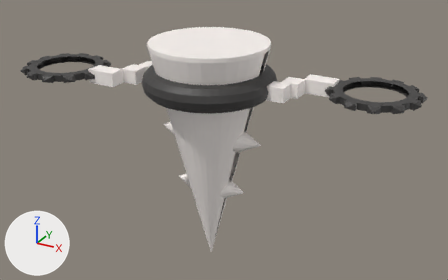
Renders of the OBJ model Resources/bossbody/bossbody.obj from each side of a commit.
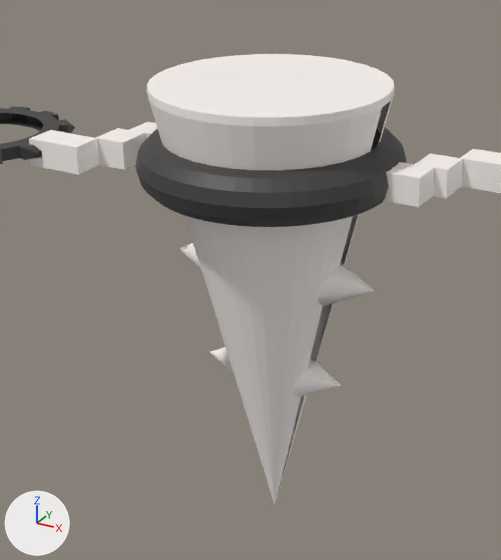
Each version appears first whole from a camera (50 mm lens) standing at (4.97, -8.55, 4.65) and looking at (0.15, 0.22, 0.27), and next in a close-up on the part from 16% to 72% of the width and 0% to 100% of the height. The axes (+X, +Y, +Z) are drawn at lower left. The lights are the same throughout. Where no turn or scale is listed for an object, it has been applied to the vertices. Vertices at the same position are counted once.

Names of what the first close-up shows: '円錐'.
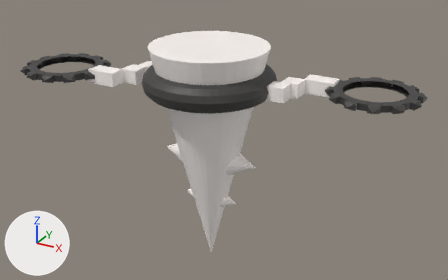
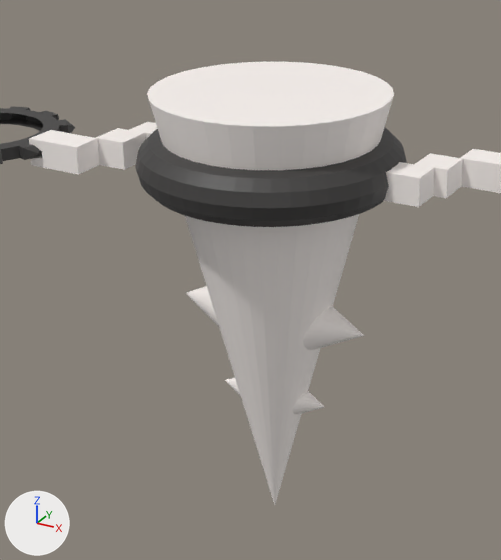
Pixel boxes (x1, y1, x2, y2) of what changed, in the close-ups (501 x 560 px):
'円錐', reshaped: before (0, 54, 501, 505); after (0, 62, 501, 505)
part 1 of me_円錐, added: after (186, 286, 219, 326)
part 2 of me_円錐, added: after (225, 377, 241, 396)
part 3 of me_円錐, added: after (303, 306, 364, 350)
part 4 of me_円錐, added: after (292, 390, 324, 414)
part 5 of me_円錐, deleted: before (147, 54, 394, 126)

The change in detail:
me_円錐 is used by ob_円錐; location (0.0, 0.0, 0.0).
me_円錐 had 1952 vertices, 1820 faces and spanned x -3.35..3.38, y -1.34..1.4, z -2.0..2.07.
me_円錐 now has 1839 vertices, 1815 faces and spans x -3.35..3.38, y -1.34..1.4, z -2.0..2.0.
me_円錐 part 1: a new loose piece of 97 vertices spanning x -0.92..-0.03, y -0.35..0.34, z -0.35..0.35, in mat_マテリアル_002 (picture img_bossbody_png).
me_円錐 part 2: a new loose piece of 97 vertices spanning x -0.52..-0.01, y -0.2..0.2, z -0.99..-0.59, in mat_マテリアル_002 (picture img_bossbody_png).
me_円錐 part 3: a new loose piece of 65 vertices spanning x 0.0..0.89, y -0.35..0.34, z -0.35..0.35, in mat_マテリアル_002 (picture img_bossbody_png).
me_円錐 part 4: a new loose piece of 65 vertices spanning x 0.01..0.52, y -0.2..0.2, z -0.99..-0.59, in mat_マテリアル_002 (picture img_bossbody_png).
me_円錐 part 5: 32 vertices removed from x -1.0..1.0, y -1.0..1.0, z 2.07.
